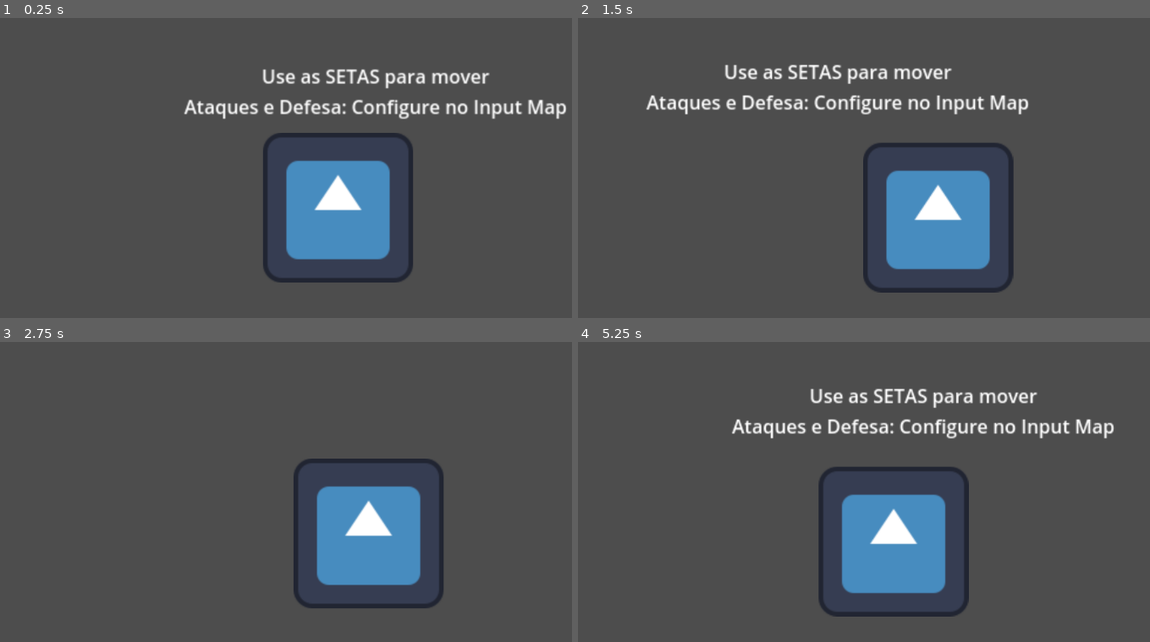
Above: before the commit, frames 1-4 (two rows, left to right).
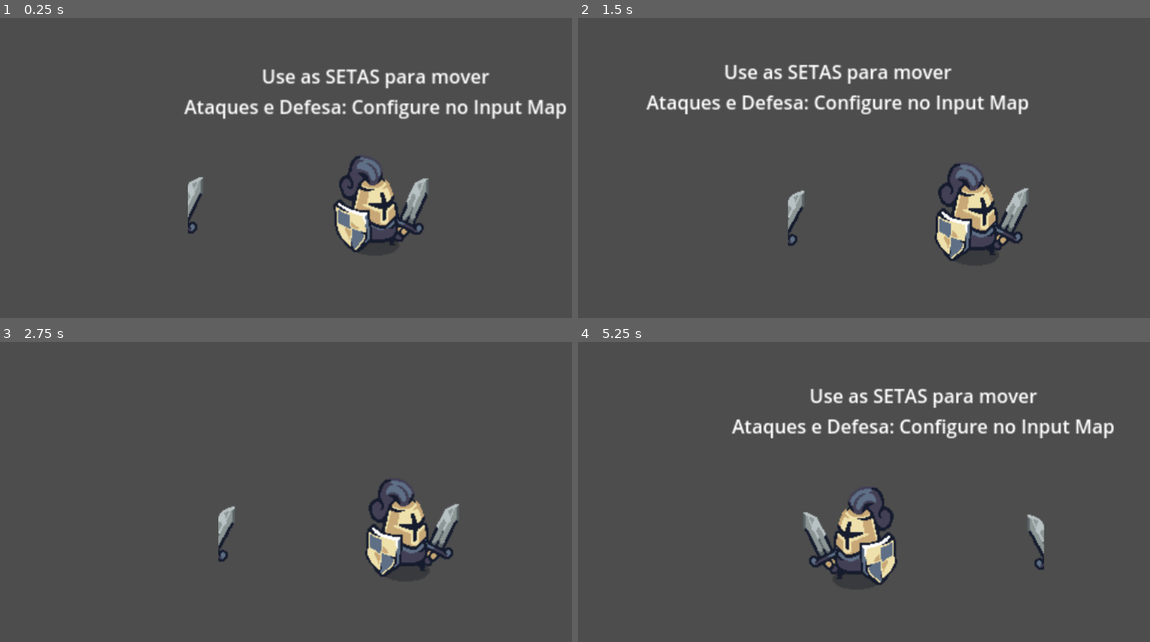
Above: after the commit, the same moments.

Repository: PaulinhoFT/Godot4.2.2
Game: Godot game, scene res://fase_teste.tscn
Same seed, same stepped clock (60 frames per second), same inputs: the game is played once before the commit and once after it. This scene is started directly instead of the project's main scene. The engine's default icon, where the game draws it, is replaced by a stand-in: a white triangle on a blue panel in a dark square.
Inputs:
- Up to frame 1 (0.25 s): no input
- Up to frame 2 (1.5 s): hold Right (ui_right) 0.53-1.28 s; hold Down (ui_down) from 1.28 s (still down)
- Up to frame 3 (2.75 s): release Down (ui_down) at 2.03 s; hold Right (ui_right) from 2.03 s (still down)
- Up to frame 4 (5.25 s): release Right (ui_right) at 2.78 s; hold Up (ui_up) 2.78-3.53 s; hold Left (ui_left) 3.53-5.03 s; hold Down (ui_down) from 5.03 s (still down)

The runs differ from the first frame. In frame 1, 8.5% of the frame differs, in the area x 32-75%, y 38-89%; in frame 2, 8.7%; in frame 3, 8.5%; in frame 4, 8.8%, in the area x 39-82%, y 41-92%.

Commit message:
Add final robust warrior controller and test scene
- Updated warrior.gd with safety checks to prevent state locks.
- Fixed .tscn file syntax (removed unique_id).
- Configured basic AnimationPlayer with initial Idle loop.
- Included all binary assets and .import files from main branch.
- Finalized fase_teste.tscn with physics boundaries and camera.

Co-authored-by: PaulinhoFT <195157916+PaulinhoFT@users.noreply.github.com>

Diff:
--- a/warrior.gd
+++ b/warrior.gd
@@ -11,11 +11,10 @@
 var current_state = State.IDLE
 
 func _ready():
-	# Garante que o sinal de fim de animação esteja conectado
 	if animation_player:
 		animation_player.animation_finished.connect(_on_animation_finished)
 	else:
-		push_error("AnimationPlayer não encontrado no Guerreiro!")
+		push_error("AnimationPlayer não encontrado!")
 
 func _physics_process(delta):
 	var direction = Input.get_vector("ui_left", "ui_right", "ui_up", "ui_down")
@@ -26,7 +25,6 @@
 			handle_attack_logic()
 			handle_guard_logic()
 		State.ATTACK1, State.ATTACK2:
-			# Reduz velocidade gradualmente durante o ataque
 			velocity = velocity.move_toward(Vector2.ZERO, friction * delta)
 		State.GUARD:
 			velocity = velocity.move_toward(Vector2.ZERO, friction * delta)
@@ -55,6 +53,15 @@
 	if Input.is_action_pressed("guard"):
 		change_state(State.GUARD)
 
+func play_safe(anim_name: String):
+	if animation_player.has_animation(anim_name):
+		animation_player.play(anim_name)
+	else:
+		# Se a animação não existir, não deixamos o estado travado (especialmente em ataques)
+		if current_state == State.ATTACK1 or current_state == State.ATTACK2:
+			await get_tree().create_timer(0.3).timeout # Simula um tempo de ataque
+			change_state(State.IDLE)
+
 func change_state(new_state):
 	if current_state == new_state:
 		return
@@ -63,17 +70,16 @@
 
 	match current_state:
 		State.IDLE:
-			animation_player.play("idle")
+			play_safe("idle")
 		State.RUN:
-			animation_player.play("run")
+			play_safe("run")
 		State.ATTACK1:
-			animation_player.play("Attack 1")
+			play_safe("Attack 1")
 		State.ATTACK2:
-			animation_player.play("Attack 2")
+			play_safe("Attack 2")
 		State.GUARD:
-			animation_player.play("guard")
+			play_safe("guard")
 
 func _on_animation_finished(anim_name: StringName):
-	# Retorna ao estado IDLE após os ataques terminarem
 	if anim_name == "Attack 1" or anim_name == "Attack 2":
 		change_state(State.IDLE)
--- a/warrior.tscn
+++ b/warrior.tscn
@@ -1,19 +1,106 @@
-[gd_scene load_steps=4 format=3 uid="uid://bi8xxwulayb8l"]
+[gd_scene load_steps=15 format=3 uid="uid://bi8xxwulayb8l"]
 
 [ext_resource type="Script" path="res://warrior.gd" id="1_warrior"]
-[ext_resource type="Texture2D" uid="uid://d06qxywbw3tai" path="res://icon.svg" id="2_icon"]
+[ext_resource type="Texture2D" uid="uid://b7f05022cc330a1a026be5760848e8244395d1f3" path="res://Warrior/Warrior_Idle.png" id="2_idle"]
 
 [sub_resource type="RectangleShape2D" id="RectangleShape2D_1"]
-size = Vector2(120, 120)
+size = Vector2(49, 54)
+
+[sub_resource type="Animation" id="Animation_idle"]
+resource_name = "idle"
+length = 0.6
+loop_mode = 1
+tracks/0/type = "value"
+tracks/0/imported = false
+tracks/0/enabled = true
+tracks/0/path = NodePath("Sprite2D:texture")
+tracks/0/interp = 1
+tracks/0/loop_wrap = true
+tracks/0/keys = {
+"times": PackedFloat32Array(0),
+"transitions": PackedFloat32Array(1),
+"update": 1,
+"values": [ExtResource("2_idle")]
+}
+tracks/1/type = "value"
+tracks/1/imported = false
+tracks/1/enabled = true
+tracks/1/path = NodePath("Sprite2D:hframes")
+tracks/1/interp = 1
+tracks/1/loop_wrap = true
+tracks/1/keys = {
+"times": PackedFloat32Array(0),
+"transitions": PackedFloat32Array(1),
+"update": 1,
+"values": [6]
+}
+tracks/2/type = "value"
+tracks/2/imported = false
+tracks/2/enabled = true
+tracks/2/path = NodePath("Sprite2D:frame")
+tracks/2/interp = 1
+tracks/2/loop_wrap = true
+tracks/2/keys = {
+"times": PackedFloat32Array(0, 0.1, 0.2, 0.3, 0.4, 0.5),
+"transitions": PackedFloat32Array(1, 1, 1, 1, 1, 1),
+"update": 1,
+"values": [0, 1, 2, 3, 4, 5]
+}
+
+[sub_resource type="Animation" id="Animation_run"]
+resource_name = "run"
+length = 0.1
+
+[sub_resource type="Animation" id="Animation_atk1"]
+resource_name = "Attack 1"
+length = 0.1
+
+[sub_resource type="Animation" id="Animation_atk2"]
+resource_name = "Attack 2"
+length = 0.1
+
+[sub_resource type="Animation" id="Animation_guard"]
+resource_name = "guard"
+length = 0.1
+
+[sub_resource type="Animation" id="Animation_reset"]
+length = 0.001
+tracks/0/type = "value"
+tracks/0/imported = false
+tracks/0/enabled = true
+tracks/0/path = NodePath("Sprite2D:frame")
+tracks/0/interp = 1
+tracks/0/loop_wrap = true
+tracks/0/keys = {
+"times": PackedFloat32Array(0),
+"transitions": PackedFloat32Array(1),
+"update": 1,
+"values": [0]
+}
+
+[sub_resource type="AnimationLibrary" id="AnimationLibrary_7o7qx"]
+_data = {
+"Attack 1": SubResource("Animation_atk1"),
+"Attack 2": SubResource("Animation_atk2"),
+"RESET": SubResource("Animation_reset"),
+"guard": SubResource("Animation_guard"),
+"idle": SubResource("Animation_idle"),
+"run": SubResource("Animation_run")
+}
 
 [node name="Warrior" type="CharacterBody2D"]
 script = ExtResource("1_warrior")
 
 [node name="Sprite2D" type="Sprite2D" parent="."]
-texture = ExtResource("2_icon")
+texture = ExtResource("2_idle")
+hframes = 6
 
 [node name="CollisionShape2D" type="CollisionShape2D" parent="."]
+position = Vector2(0, -5)
 shape = SubResource("RectangleShape2D_1")
 
 [node name="AnimationPlayer" type="AnimationPlayer" parent="."]
-; Nota: As animações devem ser criadas no Editor do Godot apontando para os arquivos na pasta 'warrior'
+libraries = {
+"": SubResource("AnimationLibrary_7o7qx")
+}
+autoplay = "idle"
Binary file added: Warrior/Warrior_Attack1.png
Not shown, added: Warrior/Warrior_Attack1.png.import
Binary file added: Warrior/Warrior_Attack2.png
Not shown, added: Warrior/Warrior_Attack2.png.import
Binary file added: Warrior/Warrior_Guard.png
Not shown, added: Warrior/Warrior_Guard.png.import
Binary file added: Warrior/Warrior_Idle.png
Not shown, added: Warrior/Warrior_Idle.png.import
Binary file added: Warrior/Warrior_Run.png
Not shown, added: Warrior/Warrior_Run.png.import
